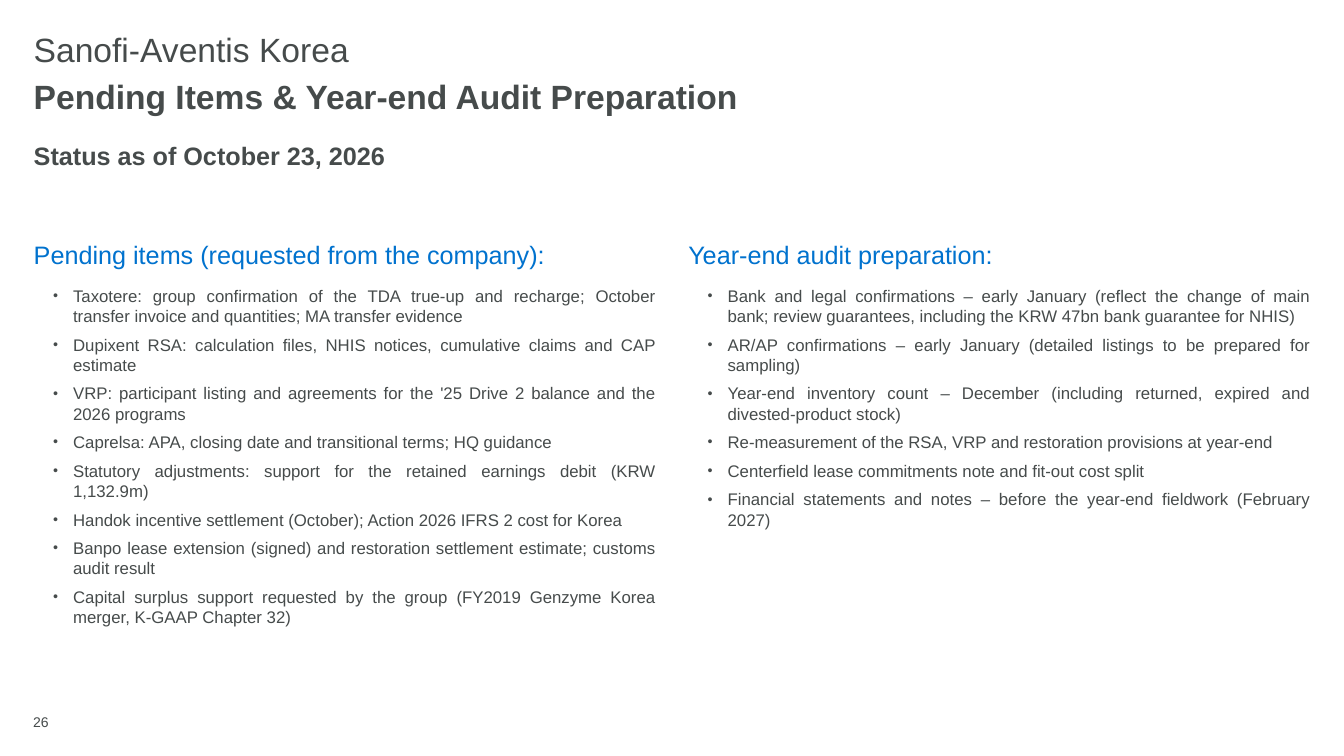
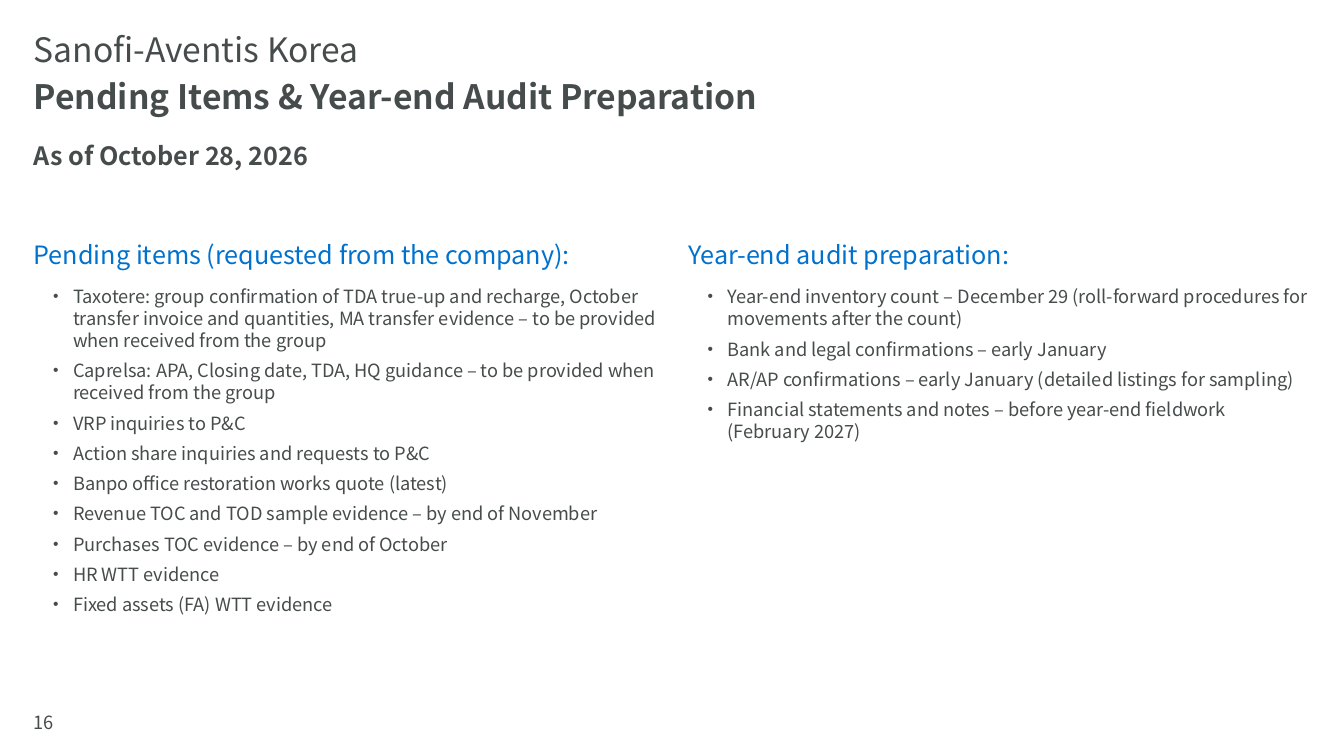
Before and after one commit to hansesle-maker/code, a slide deck: slide 16 of deliverables/SAK_FY2026_Interim_Closing_EN.pptx (slide 26 before the commit). Drawn at 1344x756 pixels with LibreOffice and Linux fonts; fonts in the diff are those of the drawing; background and template pictures are left out. Boxes give left, top, right and bottom in pixels: in the first picture for what was removed or moved away, otherwise in the second. Text is boxed around its words. In the diff, an @@ line names an element or a change of style, - is before the commit and + after.

```diff
--- a/deliverables/SAK_FY2026_Interim_Closing_EN.pptx
+++ b/deliverables/SAK_FY2026_Interim_Closing_EN.pptx
@@ text at bbox=[34, 144, 308, 170]: text changed; font Arial to Noto Sans CJK KR @@
-Status as of October 23, 2026
+As of October 28, 2026
@@ font Arial to Noto Sans CJK KR in 4 elements at bbox=[34, 35, 358, 63], bbox=[34, 82, 757, 117], bbox=[34, 243, 569, 270], bbox=[688, 244, 1009, 270] @@
@@ text at bbox=[73, 288, 656, 615]: text changed; size 12 to 13 pt; font Arial to Noto Sans CJK KR @@
-  • Taxotere: group confirmation of the TDA true-up and recharge; October transfer invoice and quantities; MA transfer evidence
-  • Dupixent RSA: calculation files, NHIS notices, cumulative claims and CAP estimate
-  • VRP: participant listing and agreements for the '25 Drive 2 balance and the 2026 programs
-  • Caprelsa: APA, closing date and transitional terms; HQ guidance
-  • Statutory adjustments: support for the retained earnings debit (KRW 1,132.9m)
-  • Handok incentive settlement (October); Action 2026 IFRS 2 cost for Korea
-  • Banpo lease extension (signed) and restoration settlement estimate; customs audit result
-  • Capital surplus support requested by the group (FY2019 Genzyme Korea merger, K-GAAP Chapter 32)
+  • Taxotere: group confirmation of TDA true-up and recharge, October transfer invoice and quantities, MA transfer evidence – to be provided when received from the group
+  • Caprelsa: APA, Closing date, TDA, HQ guidance – to be provided when received from the group
+  • VRP inquiries to P&C
+  • Action share inquiries and requests to P&C
+  • Banpo office restoration works quote (latest)
+  • Revenue TOC and TOD sample evidence – by end of November
+  • Purchases TOC evidence – by end of October
+  • HR WTT evidence
+  • Fixed assets (FA) WTT evidence
@@ text at bbox=[728, 288, 1308, 442]: text changed; size 12 to 13 pt; font Arial to Noto Sans CJK KR @@
-  • Bank and legal confirmations – early January (reflect the change of main bank; review guarantees, including the KRW 47bn bank guarantee for NHIS)
-  • AR/AP confirmations – early January (detailed listings to be prepared for sampling)
-  • Year-end inventory count – December (including returned, expired and divested-product stock)
-  • Re-measurement of the RSA, VRP and restoration provisions at year-end
-  • Centerfield lease commitments note and fit-out cost split
-  • Financial statements and notes – before the year-end fieldwork (February 2027)
+  • Year-end inventory count – December 29 (roll-forward procedures for movements after the count)
+  • Bank and legal confirmations – early January
+  • AR/AP confirmations – early January (detailed listings for sampling)
+  • Financial statements and notes – before year-end fieldwork (February 2027)
@@ page number at bbox=[33, 715, 53, 729]: text changed; size 10 to 13 pt; font Arial to Noto Sans CJK KR @@
-26
+16
```
Also in this commit, not shown: 15 other slides changed, 10 slides removed, 1 other file.
